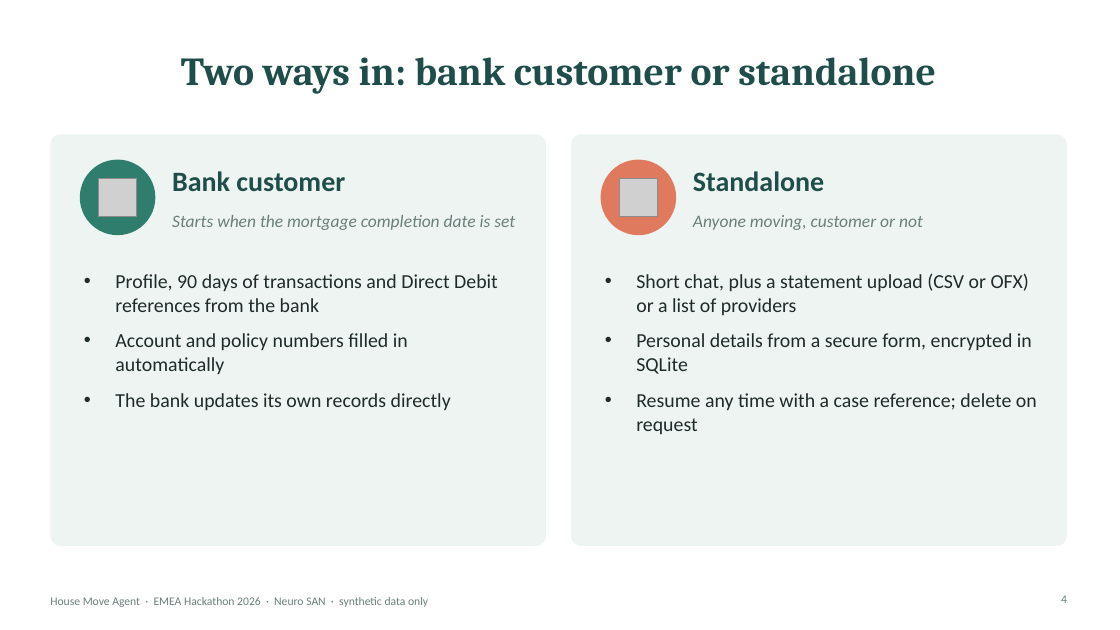
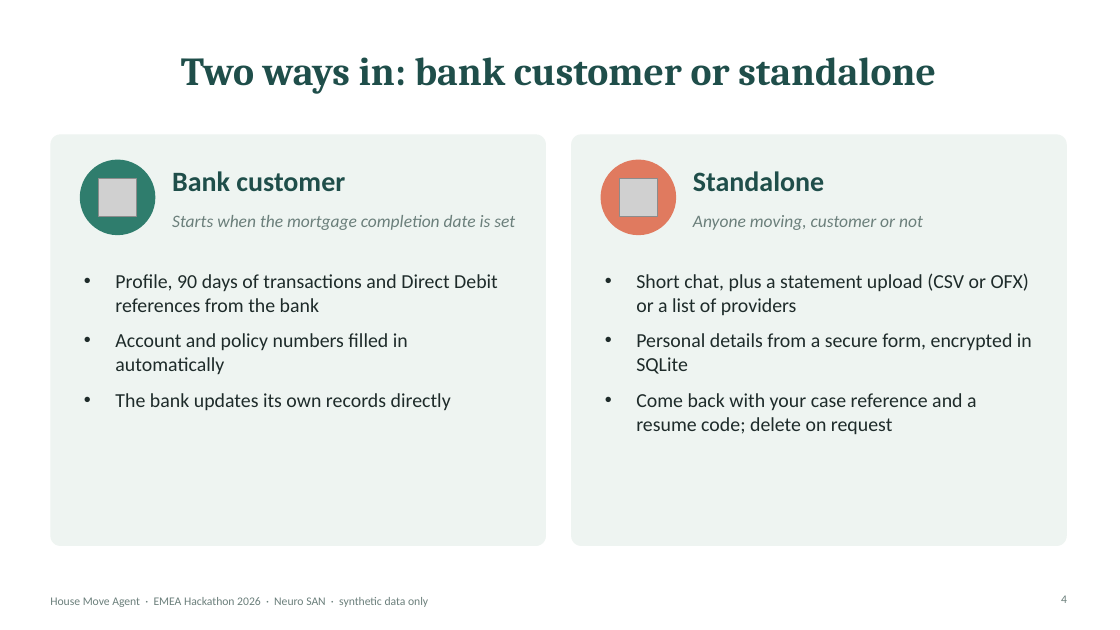
Before and after one commit to varadarajp/neuro-san-house-move, a slide deck: slide 4 of House_Move_Agent.pptx. Drawn at 1120x630 pixels with LibreOffice and Linux fonts; fonts in the diff are those of the drawing; grey boxes stand for pictures. Boxes give left, top, right and bottom in pixels: in the first picture for what was removed or moved away, otherwise in the second. Text is boxed around its words. In the diff, an @@ line names an element or a change of style, - is before the commit and + after.

```diff
--- a/House_Move_Agent.pptx
+++ b/House_Move_Agent.pptx
@@ text at bbox=[636, 393, 977, 434]: text changed @@
-• Resume any time with a case reference; delete on request
+• Come back with your case reference and a resume code; delete on request
```
Also in this commit, not shown: 8 other slides changed, 2 slides added.
